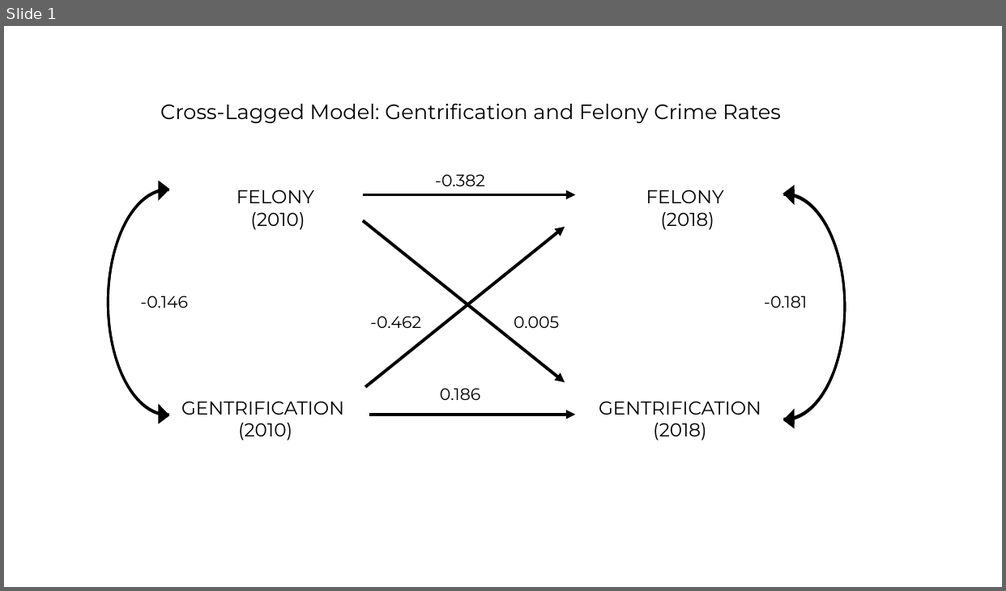
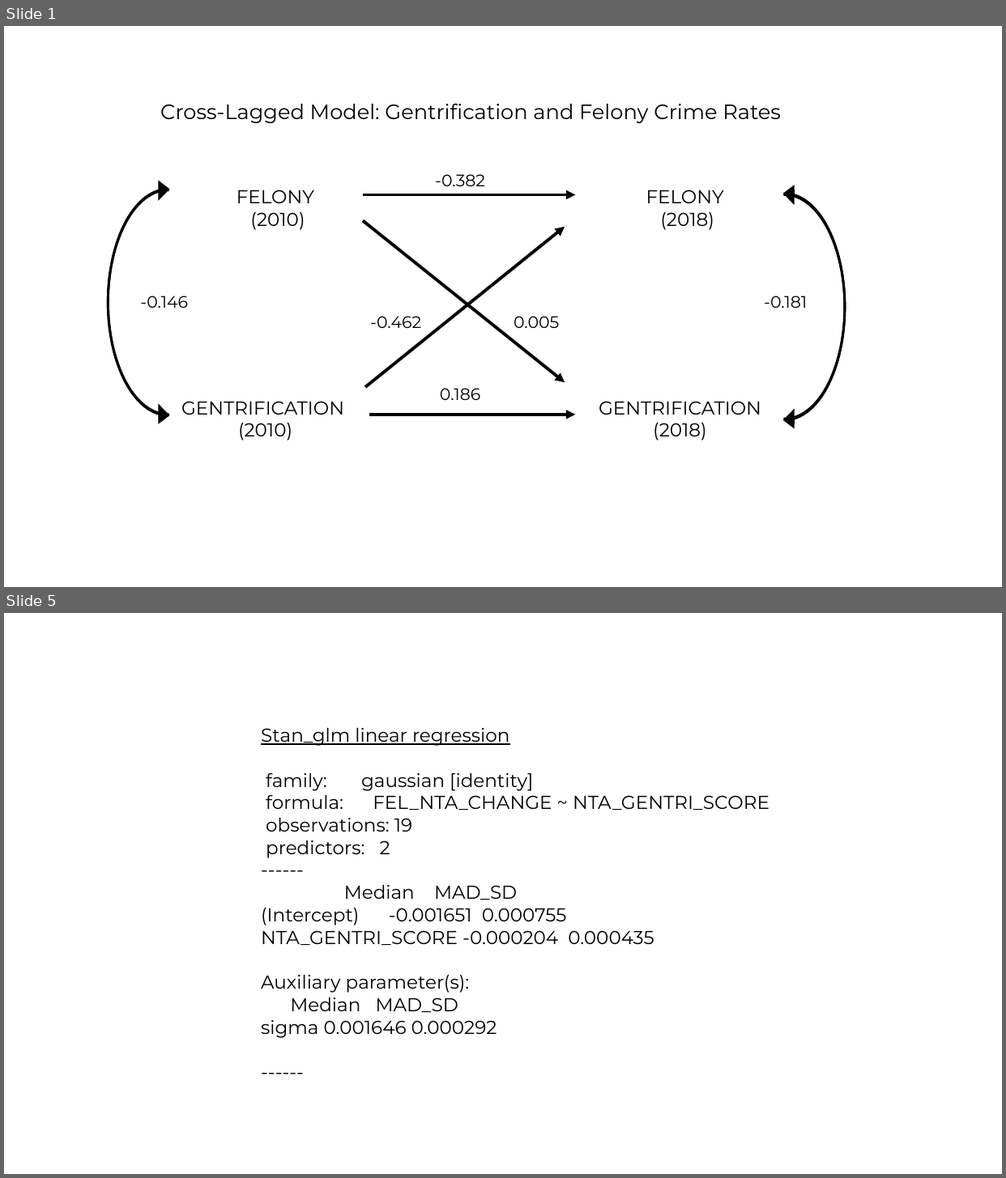
Before and after one commit to louiedooey/Thesis-Gentrification-and-Crime-NYC, a slide deck: visualizations/Diagrams.pptx. Shown one above the other, each under a label of ours: slide 1 before the commit, slides 1 and 5 after it; the slides between them are not shown. The pictures are 1006x591 and 1006x1178 pixels, drawn with LibreOffice and Linux fonts; fonts in the diff are those of the drawing. Boxes give left, top, right and bottom in pixels: in the first picture for what was removed or moved away, otherwise in the second. Text is boxed around its words. In the diff, an @@ line names an element or a change of style, - is before the commit and + after.

```diff
--- a/visualizations/Diagrams.pptx
+++ b/visualizations/Diagrams.pptx
@@ slide 5 added at (x1=4, y1=613, x2=1002, y2=1174), background #FFFFFF @@
@@ text added at (x1=261, y1=728, x2=769, y2=1038), 18 pt, text #000000 @@
+Stan_glm linear regression
+family: gaussian [identity]
+formula: FEL_NTA_CHANGE ~ NTA_GENTRI_SCORE
+observations: 19
+predictors: 2
+------
+Median MAD_SD
+(Intercept) -0.001651 0.000755
+NTA_GENTRI_SCORE -0.000204 0.000435
+Auxiliary parameter(s):
+Median MAD_SD
+sigma 0.001646 0.000292
+------
```
Also in this commit, not shown: 1 slide changed, 3 other slides added, 29 other files.
